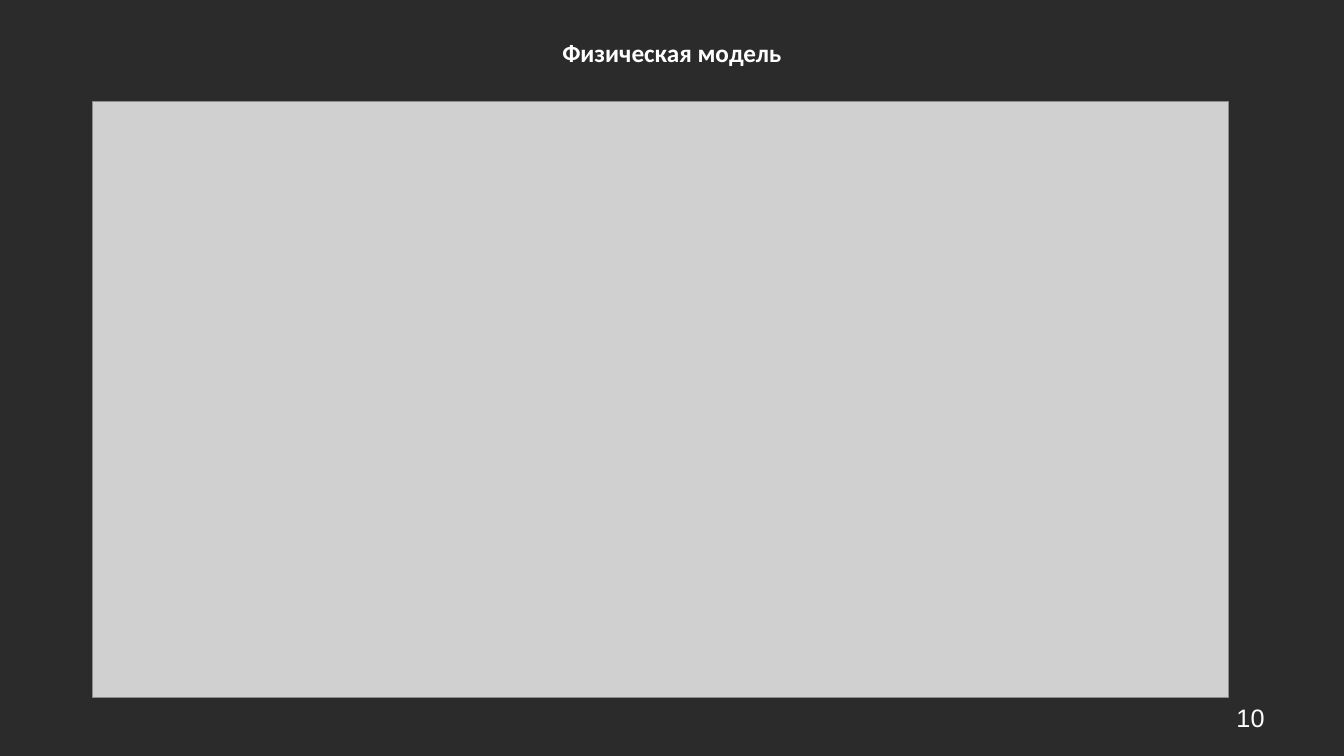
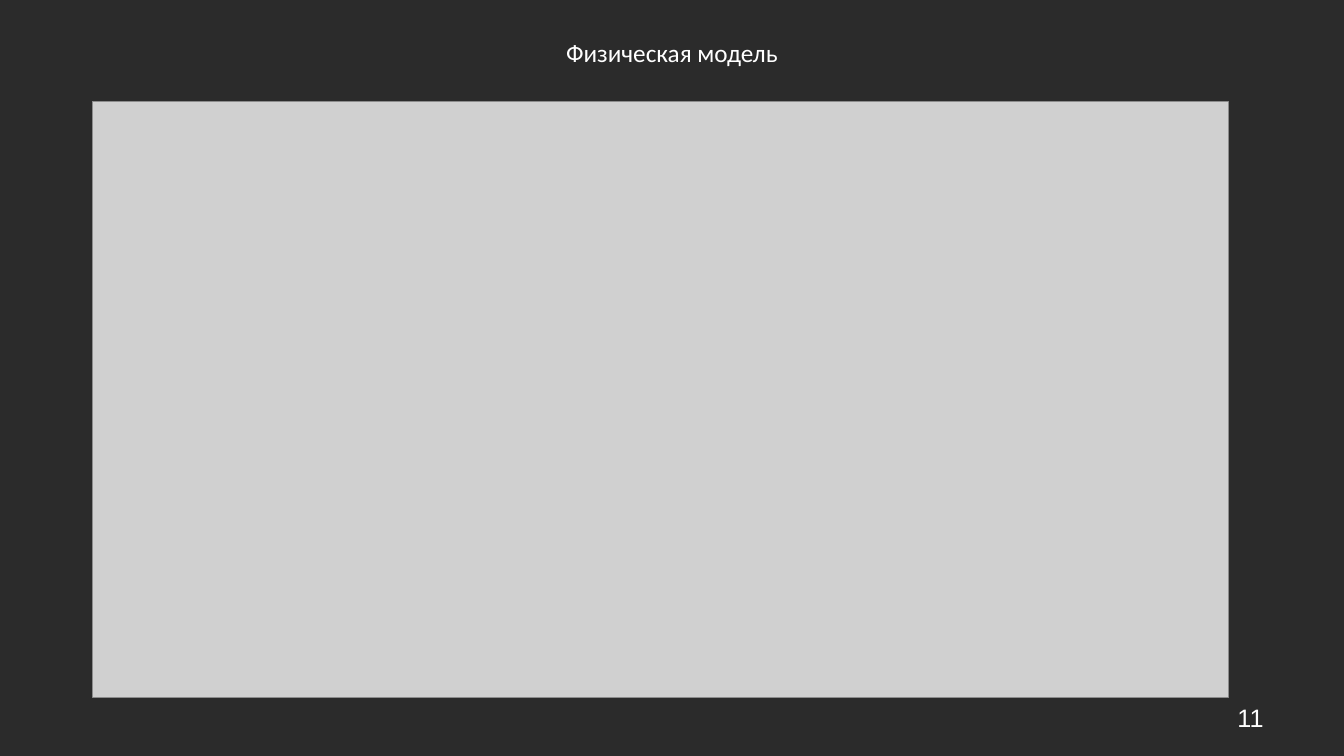
Before and after one commit to ShoulderJoint/db-coursework-autoservice, a slide deck: slide 11 of документация/Кондратьев БД И СУБД презентация.pptx (slide 10 before the commit). Drawn at 1344x756 pixels with LibreOffice and Linux fonts; fonts in the diff are those of the drawing; grey boxes stand for pictures; background and template pictures are left out; a plain dark background stands for a picture behind light text. Boxes give left, top, right and bottom in pixels: in the first picture for what was removed or moved away, otherwise in the second. Text is boxed around its words. In the diff, an @@ line names an element or a change of style, - is before the commit and + after.

```diff
--- a/документация/Кондратьев БД И СУБД презентация.pptx
+++ b/документация/Кондратьев БД И СУБД презентация.pptx
@@ text "Физическая модель" at (566,45,777,66): bold off @@
@@ page number at (1237,709,1263,727): text changed @@
-10
+11
```
Also in this commit, not shown: 9 other slides changed, 10 slides added, 5 other files.
